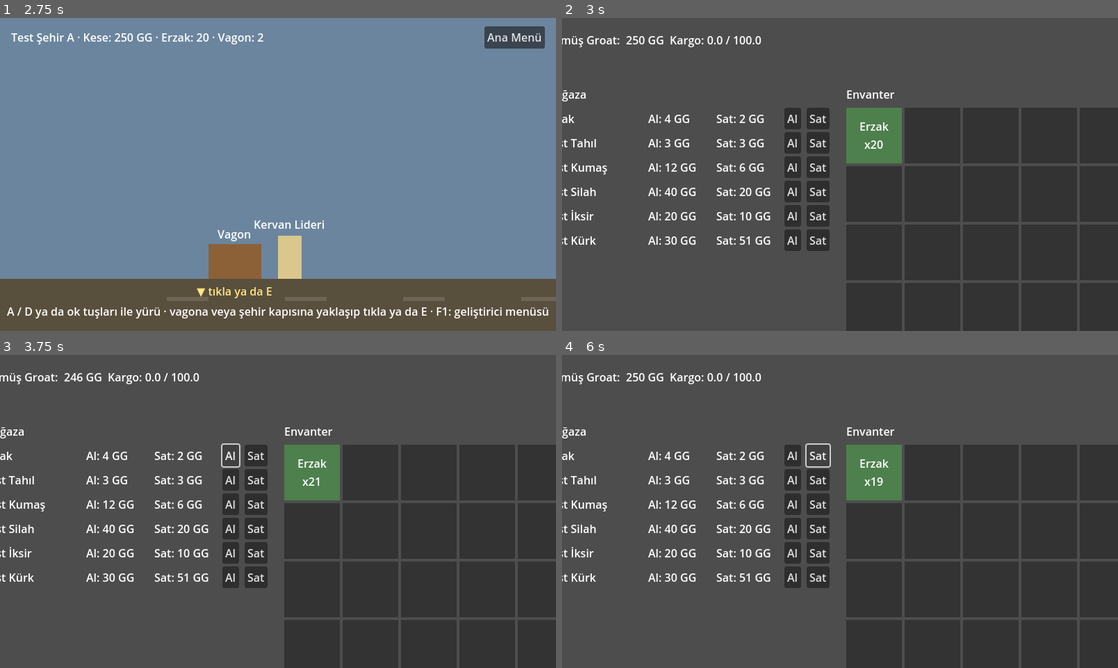
Above: before the commit, frames 1-4 (two rows, left to right).
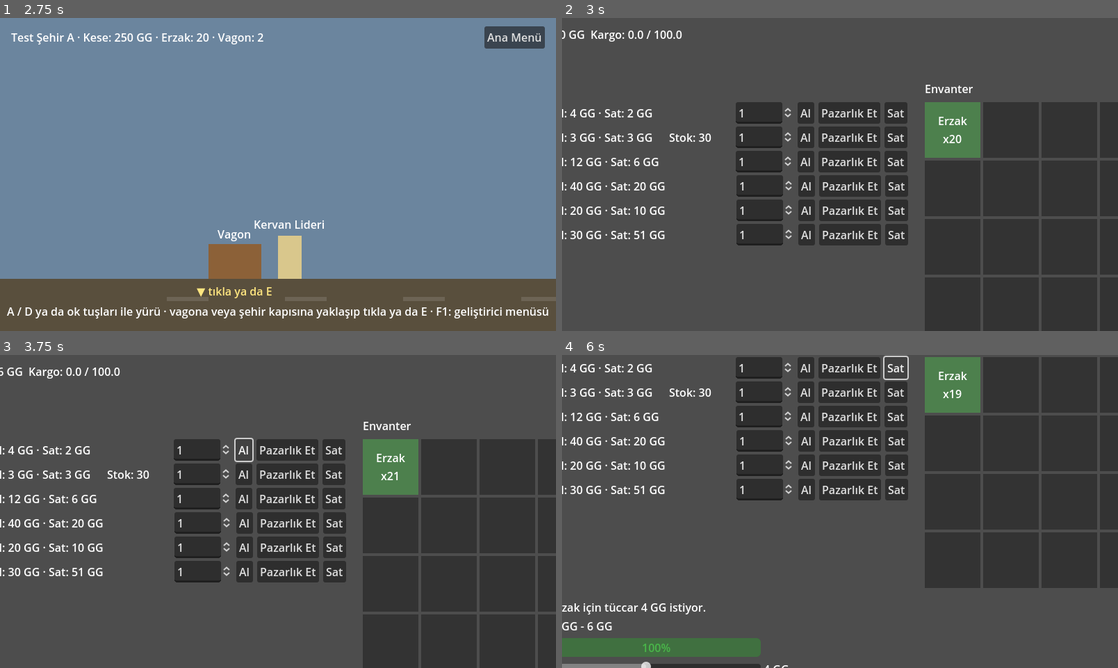
Above: after the commit, the same moments.

Repository: ulubatuhan/wayborne
Game: Godot game, scene res://scenes/ui/main_menu.tscn
The game is run twice, just before and just after one commit, with the same random seed, the same clock (stepped at 60 frames per second) and the same inputs.
Inputs (mouse positions are in pixels of both pictures, inside the frame that each line leads up to):
- Up to frame 1 (2.75 s): click "New Game" at 0.5 s; click "Ana Menü" at 1.25 s; click "New Game" at 2 s
- Up to frame 2 (3 s): tap Enter (ui_accept) at 2.75 s; move the mouse to (962, 158) at 2.77 s; hold Right (ui_right) from 2.78 s (still down); tap E at 2.85 s; click (962, 158) at 2.92 s
- Up to frame 3 (3.75 s): tap Enter (ui_accept) at 3.02 s; release Right (ui_right) at 3.5 s; click "Al" at 3.5 s
- Up to frame 4 (6 s): click "Sat" at 4.25 s; click (851, 448) at 5 s, where only the run after the commit has a clickable "Pazarlık Et"; click "Sat" at 5.75 s

Frame 1 is identical in both runs. In frame 2, 24% of the frame differs, in the area x 0-100%, y 4-100%; in frame 3, 24%; in frame 4, 46%, in the area x 0-100%, y 0-100%.

Commit message:
Faz 3.2: Pazar Meydanı derinliği - stok, toptan alım, pazarlık
- Location.stock_per_item + GameSession.market_stock: şehrin ürettiği
  malın stoğu sınırlı (varsayılan 30 birim), her varışta (finish_journey()
  ve oturum yüklenince) tam dolu başlıyor - günlük ekonomi simülasyonu
  yok, placeholder için bu yeterli. Listede olmayan mallar sınırsız.

- market.gd: her satırda artık miktar seçici var, "Al" toptan alıyor,
  stok/kargo/kese sırasıyla kontrol edilip gerekçesiyle reddediliyor.

- "Pazarlık Et": seçilen miktar × birim fiyat üzerinden HagglingPanel
  açar (mevcut pazarlık mantığı yeniden kullanıldı, tek yerde duruyor).
  Anlaşma tutarsa o fiyata alınır, pazarlık koparsa alım bedelsiz iptal
  olur - yol olayındaki zorunlu karşılaşmanın aksine burada cayma hakkı
  var.

Co-Authored-By: Claude Sonnet 5 <noreply@anthropic.com>
Claude-Session: https://claude.ai/code/session_01SmgLRHV2q6VtZPZSSuowT6

Diff:
--- a/scenes/game/market.tscn
+++ b/scenes/game/market.tscn
@@ -87,6 +87,9 @@
 layout_mode = 2
 columns = 5
 
+[node name="HaggleHolder" type="VBoxContainer" parent="MarginContainer/VBoxContainer"]
+layout_mode = 2
+
 [node name="BackButton" type="Button" parent="MarginContainer/VBoxContainer"]
 layout_mode = 2
 text = "Ana Menüye Dön"
--- a/scripts/autoload/game_session.gd
+++ b/scripts/autoload/game_session.gd
@@ -74,6 +74,31 @@
 
 	if starting_provisions > 0:
 		inventory.add_item(_provisions_item, starting_provisions)
+
+	_restock_current_location()
+
+## Şehrin mevcut pazar stoğu (item_id -> kalan miktar). Yalnızca
+## current_location_id şehri için geçerli; her varışta (finish_journey()
+## ve ilk kuruluş) o şehrin Location.stock_per_item'ından tam dolu
+## başlar - günlük bir ekonomi simülasyonu yok, placeholder için bu
+## yeterli. Listede olmayan mallar sınırsız kabul edilir.
+var market_stock: Dictionary = {}
+
+## -1 = sınırsız.
+func get_market_stock(item_id: String) -> int:
+	return market_stock.get(item_id, -1)
+
+func consume_stock(item_id: String, quantity: int) -> void:
+	if market_stock.has(item_id):
+		market_stock[item_id] = maxi(0, market_stock[item_id] - quantity)
+
+func _restock_current_location() -> void:
+	market_stock.clear()
+	var location := WorldMapData.get_location_by_id(current_location_id)
+	if location == null:
+		return
+	for item_id in location.stock_per_item:
+		market_stock[item_id] = location.stock_per_item[item_id]
 
 func get_provisions() -> int:
 	return inventory.get_quantity(PROVISIONS_ITEM_ID)
@@ -129,6 +154,7 @@
 	journey_days_remaining = 0
 	danger_level = 0.0
 	caravan = CaravanState.new()
+	_restock_current_location()
 
 	return payout
 
@@ -232,6 +258,7 @@
 	)
 	owned_wagon_damaged = clampi(int(data.get("owned_wagon_damaged", 0)), 0, owned_wagon_count)
 	known_routes = (data.get("known_routes", {}) as Dictionary).duplicate()
+	_restock_current_location()
 
 ## Koşulların baktığı düz sözlük. Her olay değerlendirmesinde bir kez
 ## kurulur, tek tek koşullar bunun üzerinde tahsisatsız çalışır.
--- a/scripts/travel/location.gd
+++ b/scripts/travel/location.gd
@@ -10,3 +10,8 @@
 ## Aradaki fark ticaretin kâr kaynağı (bkz. MarketPricing).
 @export var produces: Array[String] = []
 @export var demands: Array[String] = []
+
+## Şehrin ürettiği malın stok kapasitesi (item_id -> miktar). Yalnızca
+## burada listelenen mallar stok sınırına tabi (bkz. GameSession.
+## market_stock); listede olmayanlar sınırsız kabul edilir.
+@export var stock_per_item: Dictionary = {}
--- a/scripts/travel/world_map_data.gd
+++ b/scripts/travel/world_map_data.gd
@@ -11,6 +11,9 @@
 ## etmiyor - bu yüzden aynı örneği paylaşmak güvenli.
 
 const START_LOCATION_ID: String = "test_loc_a"
+
+## Bir şehrin ürettiği malın pazardaki başlangıç/varış stoğu.
+const PRODUCED_GOOD_STOCK: int = 30
 
 static var _built: bool = false
 static var _locations: Array[Location] = []
@@ -78,6 +81,8 @@
 	))
 	for location in _locations:
 		_location_by_id[location.location_id] = location
+		for item_id in location.produces:
+			location.stock_per_item[item_id] = PRODUCED_GOOD_STOCK
 
 ## Kenarlar iki yönlü rota ve teklif üretimi için tek kaynak: her kenar
 ## [şehir_a, şehir_b, gün, tehlike] olarak tanımlanır, iki yöne de aynı
--- a/scripts/ui/market.gd
+++ b/scripts/ui/market.gd
@@ -2,8 +2,12 @@
 
 ## Şehir pazarı. Kalıcı oturumun cüzdanı ve envanteri üzerinde çalışır:
 ## burada aldığın erzak, sefere çıkarken kervan planlayıcıda görünür.
-## Fiyatlar bulunduğun şehre göre değişir (bkz. MarketPricing) ve satın
-## alma vagon kargo kapasitesiyle sınırlıdır (bkz. GameSession.get_cargo_capacity).
+## Fiyatlar bulunduğun şehre göre değişir (bkz. MarketPricing), satın
+## alma vagon kargo kapasitesiyle (bkz. GameSession.get_cargo_capacity)
+## ve şehrin ürettiği malın stoğuyla (bkz. GameSession.market_stock)
+## sınırlıdır. Miktar seçilip toptan alınabilir; toptan alım için
+## sticker fiyat yerine HagglingPanel üzerinden pazarlık da açılabilir -
+## pazarlık koparsa alım bedelsiz iptal olur (zorunlu karşılaşma değil).
 
 const GRID_COLUMNS: int = 5
 const GRID_ROWS: int = 4
@@ -14,9 +18,18 @@
 const MESSAGE_COLOR: Color = Color(0.9, 0.45, 0.35)
 const TRADE_NOTE_COLOR: Color = Color(0.75, 0.85, 1.0)
 
+const MAX_BUY_QUANTITY: int = 99
+const MARKET_HAGGLE_GREED: float = 0.4
+const MARKET_HAGGLE_REPUTATION: float = 0.3
+const MARKET_HAGGLE_DRAIN_RATE: float = 20.0
+
 var _session: GameSession
 var _shop_items: Array[Item] = []
 var _current_location: Location
+var _shop_rows: Array[Dictionary] = []
+
+var _pending_purchase_item: Item
+var _pending_purchase_quantity: int = 0
 
 @onready var _location_note_label: Label = $MarginContainer/VBoxContainer/LocationNoteLabel
 @onready var _balance_value_label: Label = $MarginContainer/VBoxContainer/BalanceRow/BalanceValueLabel
@@ -24,6 +37,7 @@
 @onready var _message_label: Label = $MarginContainer/VBoxContainer/MessageLabel
 @onready var _shop_list: VBoxContainer = $MarginContainer/VBoxContainer/ContentRow/ShopPanel/ShopList
 @onready var _inventory_grid: GridContainer = $MarginContainer/VBoxContainer/ContentRow/InventoryPanel/InventoryGrid
+@onready var _haggle_holder: VBoxContainer = $MarginContainer/VBoxContainer/HaggleHolder
 @onready var _back_button: Button = $MarginContainer/VBoxContainer/BackButton
 
 func _ready() -> void:
@@ -44,6 +58,7 @@
 	_message_label.autowrap_mode = TextServer.AUTOWRAP_WORD
 	_build_shop_rows()
 	_refresh_header()
+	_refresh_shop_rows()
 	_refresh_inventory_grid()
 
 func _build_trade_note() -> String:
@@ -73,58 +88,176 @@
 
 func _build_shop_row(item: Item) -> HBoxContainer:
 	var row := HBoxContainer.new()
-	row.add_theme_constant_override("separation", 8)
+	row.add_theme_constant_override("separation", 6)
 
 	var name_label := Label.new()
 	name_label.text = item.item_name
-	name_label.custom_minimum_size = Vector2(140, 0)
+	name_label.custom_minimum_size = Vector2(120, 0)
 	row.add_child(name_label)
 
-	var buy_price_label := Label.new()
-	buy_price_label.text = "Al: %d GG" % _get_buy_price(item)
-	buy_price_label.custom_minimum_size = Vector2(90, 0)
-	row.add_child(buy_price_label)
-
-	var sell_price_label := Label.new()
-	sell_price_label.text = "Sat: %d GG" % _get_sell_price(item)
-	sell_price_label.custom_minimum_size = Vector2(90, 0)
-	row.add_child(sell_price_label)
+	var price_label := Label.new()
+	price_label.text = "Al: %d GG · Sat: %d GG" % [_get_buy_price(item), _get_sell_price(item)]
+	price_label.custom_minimum_size = Vector2(160, 0)
+	row.add_child(price_label)
+
+	var stock_label := Label.new()
+	stock_label.custom_minimum_size = Vector2(90, 0)
+	row.add_child(stock_label)
+
+	var quantity_spin := SpinBox.new()
+	quantity_spin.min_value = 1
+	quantity_spin.max_value = MAX_BUY_QUANTITY
+	quantity_spin.value = 1
+	quantity_spin.custom_minimum_size = Vector2(70, 0)
+	row.add_child(quantity_spin)
 
 	var buy_button := Button.new()
 	buy_button.text = "Al"
-	buy_button.pressed.connect(_on_buy_pressed.bind(item))
+	buy_button.pressed.connect(_on_buy_pressed.bind(item, quantity_spin))
 	row.add_child(buy_button)
+
+	var haggle_button := Button.new()
+	haggle_button.text = "Pazarlık Et"
+	haggle_button.pressed.connect(_on_haggle_pressed.bind(item, quantity_spin))
+	row.add_child(haggle_button)
 
 	var sell_button := Button.new()
 	sell_button.text = "Sat"
-	sell_button.pressed.connect(_on_sell_pressed.bind(item))
+	sell_button.pressed.connect(_on_sell_pressed.bind(item, quantity_spin))
 	row.add_child(sell_button)
 
+	_shop_rows.append({
+		"item": item,
+		"stock_label": stock_label,
+		"buy_button": buy_button,
+		"haggle_button": haggle_button,
+	})
 	return row
 
-func _on_buy_pressed(item: Item) -> void:
-	var price := _get_buy_price(item)
+func _refresh_shop_rows() -> void:
+	for row in _shop_rows:
+		var item: Item = row.item
+		var stock_label: Label = row.stock_label
+		var remaining := _session.get_market_stock(item.item_id)
+
+		if remaining < 0:
+			stock_label.text = ""
+		else:
+			stock_label.text = "Stok: %d" % remaining
+
+		var out_of_stock := remaining == 0
+		row.buy_button.disabled = out_of_stock
+		row.haggle_button.disabled = out_of_stock
+
+func _on_buy_pressed(item: Item, quantity_spin: SpinBox) -> void:
+	var quantity := int(quantity_spin.value)
+	if quantity <= 0:
+		return
+
+	var price := _get_buy_price(item) * quantity
 	if not _session.wallet.can_afford(price):
 		_show_message("Yetersiz kese: %d GG gerekiyor." % price)
 		return
-	if item.item_id != GameSession.PROVISIONS_ITEM_ID and item.unit_weight > _session.get_cargo_space_remaining():
+	if not _has_enough_stock(item, quantity):
+		_show_message("Stokta yeterli %s yok." % item.item_name)
+		return
+	if not _has_enough_cargo_space(item, quantity):
 		_show_message("Vagon kapasitesi yetersiz: %.1f / %.1f dolu." % [
 			_session.get_cargo_weight(), _session.get_cargo_capacity()
 		])
 		return
-	if not _session.inventory.add_item(item, 1):
+	if not _session.inventory.add_item(item, quantity):
 		_show_message("Envanterde yer yok.")
 		return
+
+	_session.consume_stock(item.item_id, quantity)
 	_session.wallet.spend(price)
 	_clear_message()
 
-func _on_sell_pressed(item: Item) -> void:
-	if not _session.inventory.has_item(item.item_id, 1):
-		_show_message("Envanterde %s yok." % item.item_name)
-		return
-	_session.inventory.remove_item(item.item_id, 1)
-	_session.wallet.earn(_get_sell_price(item))
+func _on_haggle_pressed(item: Item, quantity_spin: SpinBox) -> void:
+	var quantity := int(quantity_spin.value)
+	if quantity <= 0:
+		return
+	if not _has_enough_stock(item, quantity):
+		_show_message("Stokta yeterli %s yok." % item.item_name)
+		return
+	if not _has_enough_cargo_space(item, quantity):
+		_show_message("Vagon kapasitesi yetersiz: %.1f / %.1f dolu." % [
+			_session.get_cargo_weight(), _session.get_cargo_capacity()
+		])
+		return
+
+	_pending_purchase_item = item
+	_pending_purchase_quantity = quantity
+	_set_shop_controls_enabled(false)
+	_clear_children(_haggle_holder)
+
+	var base_price := _get_buy_price(item) * quantity
+
+	var intro := Label.new()
+	intro.text = "Pazarlık: %d adet %s için tüccar %d GG istiyor." % [quantity, item.item_name, base_price]
+	_haggle_holder.add_child(intro)
+
+	var panel := HagglingPanel.new()
+	_haggle_holder.add_child(panel)
+	panel.deal_made.connect(_on_haggle_deal)
+	panel.haggling_failed.connect(_on_haggle_failed)
+	panel.start_haggling(
+		float(base_price), MARKET_HAGGLE_GREED, MARKET_HAGGLE_REPUTATION, 0, 0, MARKET_HAGGLE_DRAIN_RATE, false
+	)
+
+func _on_haggle_deal(price: int) -> void:
+	if not _session.wallet.can_afford(price):
+		_show_message("Anlaşılan fiyatı ödeyecek kesen yok, alım iptal edildi.")
+		_close_haggling()
+		return
+	if not _session.inventory.add_item(_pending_purchase_item, _pending_purchase_quantity):
+		_show_message("Envanterde yer yok, alım iptal edildi.")
+		_close_haggling()
+		return
+
+	_session.consume_stock(_pending_purchase_item.item_id, _pending_purchase_quantity)
+	_session.wallet.spend(price)
+	_show_message("Pazarlık tuttu: %d GG ödendi." % price)
+	_close_haggling()
+
+func _on_haggle_failed() -> void:
+	_show_message("Pazarlık koptu, alım gerçekleşmedi.")
+	_close_haggling()
+
+func _close_haggling() -> void:
+	_clear_children(_haggle_holder)
+	_pending_purchase_item = null
+	_pending_purchase_quantity = 0
+	_set_shop_controls_enabled(true)
+	_refresh_shop_rows()
+
+func _set_shop_controls_enabled(enabled: bool) -> void:
+	for row in _shop_rows:
+		row.buy_button.disabled = not enabled
+		row.haggle_button.disabled = not enabled
+	if enabled:
+		_refresh_shop_rows()
+
+func _on_sell_pressed(item: Item, quantity_spin: SpinBox) -> void:
+	var quantity := int(quantity_spin.value)
+	if quantity <= 0:
+		return
+	if not _session.inventory.has_item(item.item_id, quantity):
+		_show_message("Envanterde yeterli %s yok." % item.item_name)
+		return
+	_session.inventory.remove_item(item.item_id, quantity)
+	_session.wallet.earn(_get_sell_price(item) * quantity)
 	_clear_message()
+
+func _has_enough_stock(item: Item, quantity: int) -> bool:
+	var remaining := _session.get_market_stock(item.item_id)
+	return remaining < 0 or remaining >= quantity
+
+func _has_enough_cargo_space(item: Item, quantity: int) -> bool:
+	if item.item_id == GameSession.PROVISIONS_ITEM_ID:
+		return true
+	return item.unit_weight * quantity <= _session.get_cargo_space_remaining()
 
 func _get_buy_price(item: Item) -> int:
 	return MarketPricing.get_buy_price(item, _current_location)
@@ -144,6 +277,7 @@
 
 func _on_inventory_changed(_item: Item, _quantity: int) -> void:
 	_refresh_header()
+	_refresh_shop_rows()
 	_refresh_inventory_grid()
 
 func _refresh_header() -> void:
@@ -169,5 +303,10 @@
 		else:
 			_inventory_grid.add_child(PlaceholderHelper.create_box(SLOT_SIZE, EMPTY_SLOT_COLOR, ""))
 
+func _clear_children(container: Node) -> void:
+	for child in container.get_children():
+		container.remove_child(child)
+		child.queue_free()
+
 func _on_back_pressed() -> void:
 	get_tree().change_scene_to_file(Nav.return_scene)
